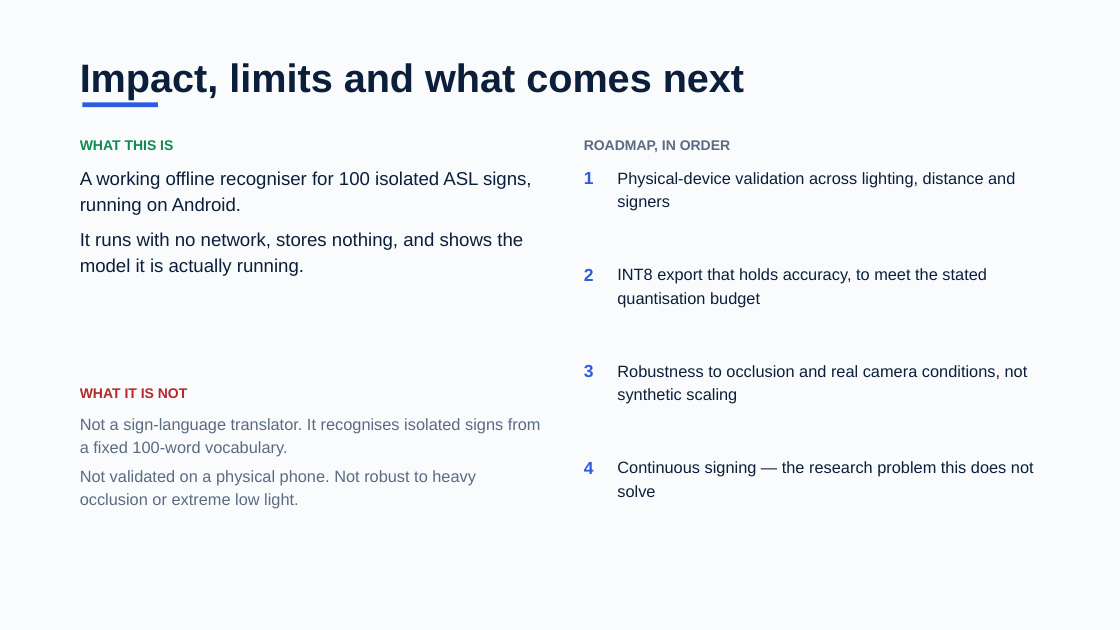
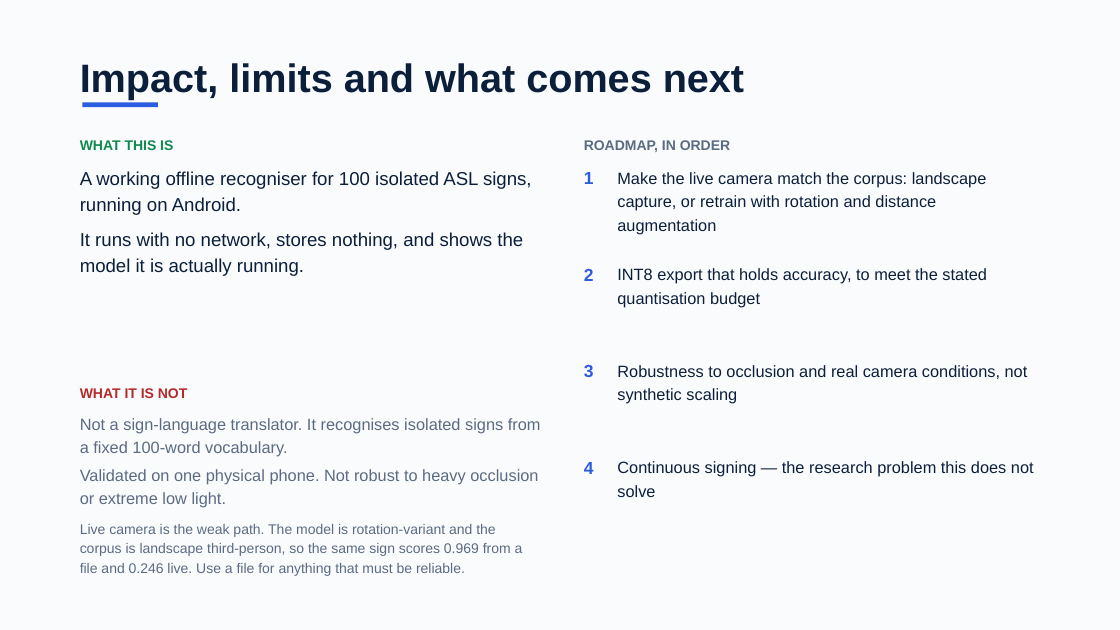
Before and after one commit to dev25bansal-ops/EchoGesture, a slide deck: slide 8 of submission/presentation/EchoGesture_Track02.pptx. Drawn at 1120x630 pixels with LibreOffice and Linux fonts; fonts in the diff are those of the drawing. Boxes give left, top, right and bottom in pixels: in the first picture for what was removed or moved away, otherwise in the second. Text is boxed around its words. In the diff, an @@ line names an element or a change of style, - is before the commit and + after.

```diff
--- a/submission/presentation/EchoGesture_Track02.pptx
+++ b/submission/presentation/EchoGesture_Track02.pptx
@@ text at <box>617,172,987,234</box>: text changed @@
-Physical-device validation across lighting, distance and signers
+Make the live camera match the corpus: landscape capture, or retrain with rotation and distance augmentation
@@ text at <box>80,469,538,576</box>: text changed; size 14 to 12 pt @@
-Not validated on a physical phone. Not robust to heavy occlusion or extreme low light.
+Validated on one physical phone. Not robust to heavy occlusion or extreme low light.
+Live camera is the weak path. The model is rotation-variant and the corpus is landscape third-person, so the same sign scores 0.969 from a file and 0.246 live. Use a file for anything that must be reliable.
```
Also in this commit, not shown: 2 other slides changed, 17 other files.
